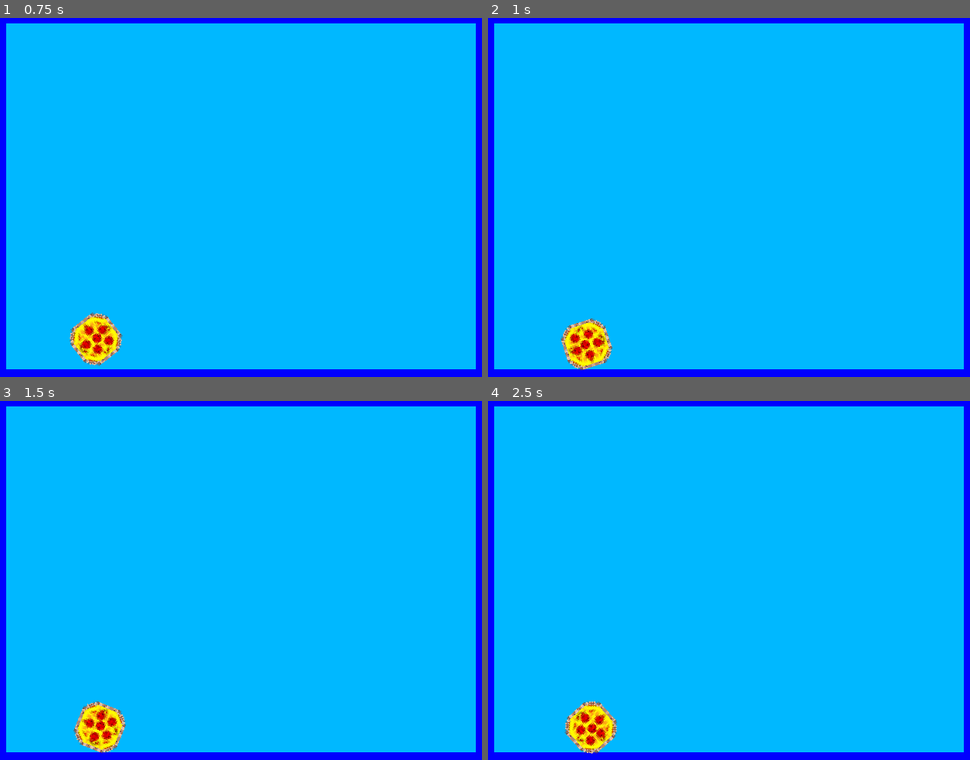
Above: before the commit, frames 1-4 (two rows, left to right).
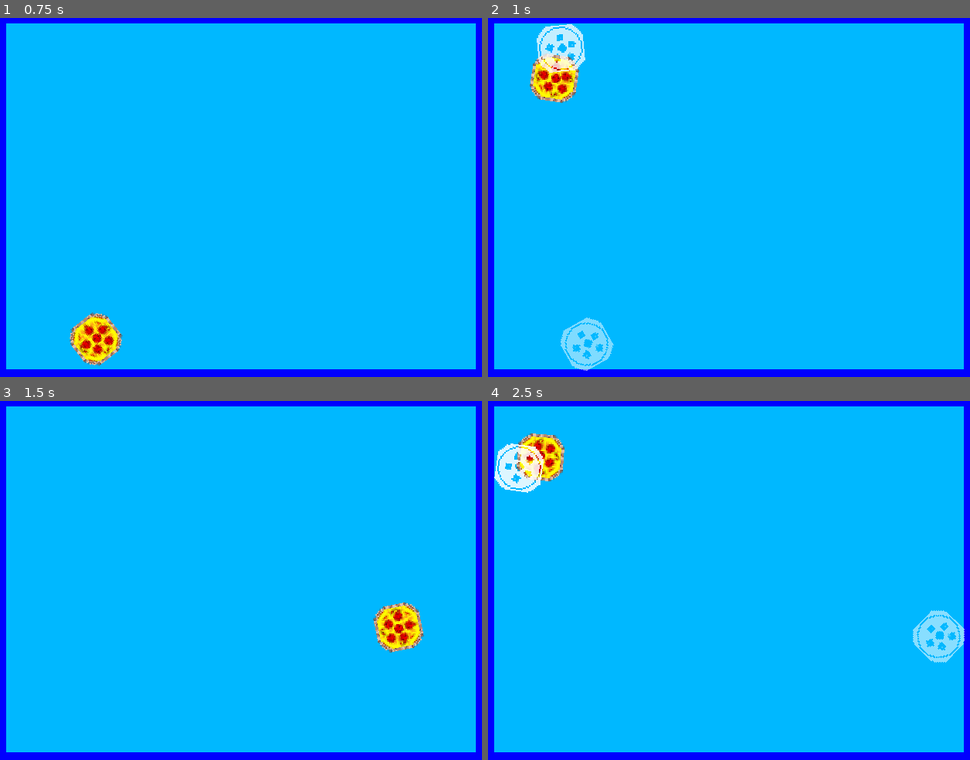
Above: after the commit, the same moments.

Repository: swashdev/minigame-madness
Game: Godot game, scene res://mini/ball_tribute/scenes/ball_tribute.tscn
Same seed, same stepped clock (60 frames per second), same inputs: the game is played once before the commit and once after it. This scene is started directly instead of the project's main scene.
Inputs (mouse positions are in pixels of both pictures, inside the frame that each line leads up to):
- Up to frame 1 (0.75 s): move the mouse to (351, 179) at 0.52 s; hold Right (move_right) from 0.53 s (still down); hold Space (action) from 0.53 s (still down)
- Up to frame 2 (1 s): keep holding Right (move_right); keep holding Space (action); tap Up (move_up) at 0.77 s
- Up to frame 3 (1.5 s): keep holding Right (move_right); move the mouse to (139, 598) at 1.27 s; release Space (action) at 1.28 s; tap Space (action) at 1.35 s
- Up to frame 4 (2.5 s): tap Up (move_up) at 1.52 s; move the mouse to (777, 497) at 2.02 s; release Right (move_right) at 2.03 s; hold Left (move_left) from 2.03 s (still down); hold Space (action) from 2.03 s (still down)

Frame 1 is identical in both runs. In frame 2, 2.9% of the frame differs, in the area x 8-27%, y 1-99%; in frame 3, 2.2%; in frame 4, 3.6%, in the area x 1-99%, y 9-99%.

Commit message:
[BALL] spawn a ghost on collision.
The ball tribute minigame will now spawn a ghost after respawning the
ball when the ball reports a collision.

Diff:
--- a/mini/ball_tribute/scenes/ball_tribute.tscn
+++ b/mini/ball_tribute/scenes/ball_tribute.tscn
@@ -1,7 +1,8 @@
-[gd_scene load_steps=5 format=2]
+[gd_scene load_steps=6 format=2]
 
 [ext_resource path="res://mini/ball_tribute/scripts/ball_tribute.gd" type="Script" id=1]
 [ext_resource path="res://mini/ball_tribute/scenes/player/ball.tscn" type="PackedScene" id=2]
+[ext_resource path="res://mini/ball_tribute/scenes/player/ball_ghost.tscn" type="PackedScene" id=3]
 
 [sub_resource type="RectangleShape2D" id=1]
 extents = Vector2( 240, 16 )
@@ -11,6 +12,7 @@
 
 [node name="BallTribute" type="Node2D"]
 script = ExtResource( 1 )
+_ghost = ExtResource( 3 )
 
 [node name="Background" type="ColorRect" parent="."]
 margin_right = 640.0
--- a/mini/ball_tribute/scripts/ball_tribute.gd
+++ b/mini/ball_tribute/scripts/ball_tribute.gd
@@ -1,5 +1,8 @@
 extends Minigame
 # A script for the Ball tribute.
+
+
+export (PackedScene) var _ghost
 
 
 # Move the player back to the spawn point.
@@ -8,5 +11,12 @@
 
 
 # The ball has collided with a wall.
-func _on_Ball_collided( location ):
+func _on_Ball_collided( location, degrees ):
+	# Respawn the ball.
 	respawn()
+
+	# Create a ghost ball at the player's previous location.
+	var ghost = _ghost.instance()
+	ghost.position = location
+	ghost.rotation_degrees = degrees
+	add_child( ghost )
